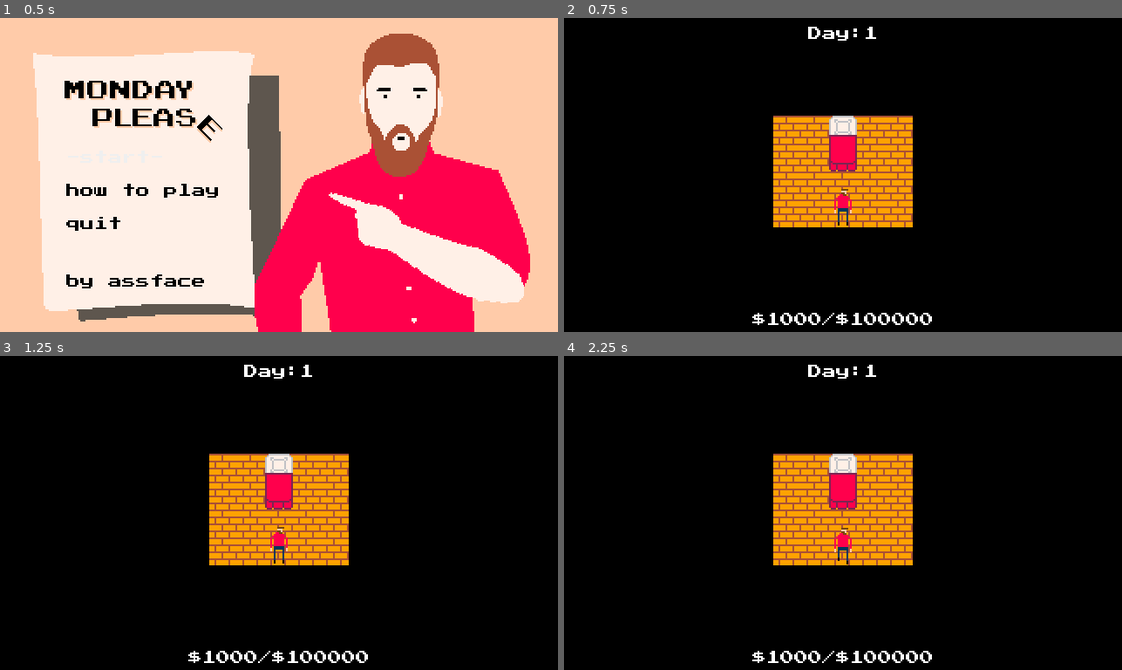
Above: before the commit, frames 1-4 (two rows, left to right).
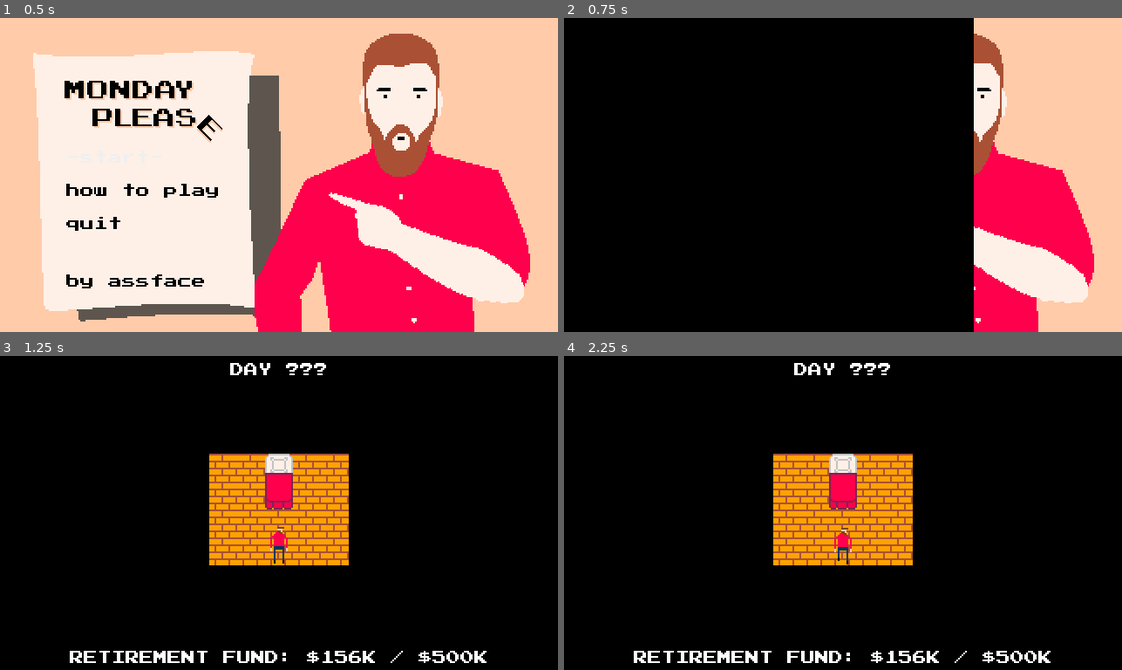
Above: after the commit, the same moments.

Repository: qhoang85/LD47
Game: Godot game, scene res://menus/start_menu.tscn
The game is run twice, just before and just after one commit, with the same random seed, the same clock (stepped at 60 frames per second) and the same inputs.
Inputs (mouse positions are in pixels of both pictures, inside the frame that each line leads up to):
- Up to frame 1 (0.5 s): no input
- Up to frame 2 (0.75 s): click "-start-" at 0.5 s
- Up to frame 3 (1.25 s): no input
- Up to frame 4 (2.25 s): tap Enter at 1.25 s; move the mouse to (965, 497) at 1.27 s; hold D (player_right) 1.28-2.03 s; hold Space (player_use) 1.28-2.03 s; click (965, 497) at 1.42 s; move the mouse to (731, 528) at 2.02 s; hold S (player_down) from 2.03 s (still down); tap Space (player_use) at 2.1 s

Frame 1 is identical in both runs. In frame 2, 36% of the frame differs, in the area x 33-100%, y 0-100%; in frame 3, 1.6%; in frame 4, 1.6%.

Commit message:
stop

Diff:
--- a/menus/start_menu.gd
+++ b/menus/start_menu.gd
@@ -22,6 +22,9 @@
 func _on_Start_pressed():
 	player_stats.reset_stats()
 	sfx.play("click", 1, -5)
+	scene_transition.right_in()
+	yield(scene_transition.animation_player, "animation_finished")
+	scene_transition.right_out()
 	get_tree().change_scene("res://scenes/bedroom.tscn")
 
 
--- a/menus/start_menu.tscn
+++ b/menus/start_menu.tscn
@@ -201,17 +201,17 @@
 }
 
 [node name="Gap4" type="Control" parent="HowTo/CenterContainer/VBoxContainer"]
-margin_top = 13.0
-margin_right = 192.0
-margin_bottom = 13.0
+margin_top = 17.0
+margin_right = 192.0
+margin_bottom = 17.0
 __meta__ = {
 "_edit_use_anchors_": false
 }
 
 [node name="Label2" type="Label" parent="HowTo/CenterContainer/VBoxContainer"]
-margin_top = 17.0
-margin_right = 192.0
-margin_bottom = 26.0
+margin_top = 21.0
+margin_right = 192.0
+margin_bottom = 30.0
 custom_fonts/font = ExtResource( 1 )
 text = "MOVE: WASD | USE: Space"
 align = 1
@@ -220,25 +220,25 @@
 }
 
 [node name="Gap3" type="Control" parent="HowTo/CenterContainer/VBoxContainer"]
-margin_top = 30.0
-margin_right = 192.0
-margin_bottom = 30.0
+margin_top = 34.0
+margin_right = 192.0
+margin_bottom = 34.0
 __meta__ = {
 "_edit_use_anchors_": false
 }
 
 [node name="Gap5" type="Control" parent="HowTo/CenterContainer/VBoxContainer"]
-margin_top = 30.0
-margin_right = 192.0
-margin_bottom = 30.0
+margin_top = 38.0
+margin_right = 192.0
+margin_bottom = 38.0
 __meta__ = {
 "_edit_use_anchors_": false
 }
 
 [node name="Label3" type="Label" parent="HowTo/CenterContainer/VBoxContainer"]
-margin_top = 34.0
-margin_right = 192.0
-margin_bottom = 67.0
+margin_top = 42.0
+margin_right = 192.0
+margin_bottom = 75.0
 custom_fonts/font = ExtResource( 1 )
 text = "Step 1: Work, eat, sleep
 Step 2: ???
@@ -248,17 +248,17 @@
 }
 
 [node name="Gap2" type="Control" parent="HowTo/CenterContainer/VBoxContainer"]
-margin_top = 71.0
-margin_right = 192.0
-margin_bottom = 71.0
+margin_top = 79.0
+margin_right = 192.0
+margin_bottom = 79.0
 __meta__ = {
 "_edit_use_anchors_": false
 }
 
 [node name="Back" type="Button" parent="HowTo/CenterContainer/VBoxContainer"]
-margin_top = 75.0
-margin_right = 192.0
-margin_bottom = 90.0
+margin_top = 83.0
+margin_right = 192.0
+margin_bottom = 98.0
 focus_neighbour_left = NodePath(".")
 focus_neighbour_top = NodePath(".")
 focus_neighbour_right = NodePath(".")
--- a/project.godot
+++ b/project.godot
@@ -26,9 +26,10 @@
 
 [autoload]
 
-player_stats="*res://player_stats.gd"
+player_stats="*res://utils/player_stats.gd"
 music="*res://utils/music.tscn"
 sfx="*res://utils/sfx.tscn"
+scene_transition="*res://utils/scene_transition.tscn"
 
 [display]
 
--- a/scenes/ending.tscn
+++ b/scenes/ending.tscn
@@ -39,8 +39,7 @@
 } ]
 }
 
-[sub_resource type="Animation" id=2]
-resource_name = "judge"
+[sub_resource type="Animation" id=3]
 length = 5.0
 tracks/0/type = "value"
 tracks/0/path = NodePath("ending_judge/Label:percent_visible")
@@ -69,8 +68,7 @@
 } ]
 }
 
-[sub_resource type="Animation" id=3]
-resource_name = "robber"
+[sub_resource type="Animation" id=4]
 length = 4.0
 tracks/0/type = "value"
 tracks/0/path = NodePath("ending_robber/Label:percent_visible")
@@ -124,7 +122,6 @@
 }
 
 [node name="ending_robber" type="Sprite" parent="."]
-visible = false
 texture = ExtResource( 1 )
 centered = false
 
@@ -144,7 +141,6 @@
 }
 
 [node name="ending_judge" type="Sprite" parent="."]
-visible = false
 texture = ExtResource( 2 )
 centered = false
 
@@ -164,7 +160,7 @@
 "_edit_use_anchors_": false
 }
 
-[node name="CenterContainer" type="VBoxContainer" parent="."]
+[node name="Buttons" type="VBoxContainer" parent="."]
 visible = false
 margin_left = 192.0
 margin_top = 88.0
@@ -175,7 +171,7 @@
 "_edit_use_anchors_": false
 }
 
-[node name="Home" type="Button" parent="CenterContainer"]
+[node name="Home" type="Button" parent="Buttons"]
 margin_right = 80.0
 margin_bottom = 15.0
 focus_neighbour_top = NodePath("../Quit")
@@ -188,7 +184,7 @@
 text = "go home"
 flat = true
 
-[node name="Quit" type="Button" parent="CenterContainer"]
+[node name="Quit" type="Button" parent="Buttons"]
 margin_top = 19.0
 margin_right = 80.0
 margin_bottom = 34.0
@@ -206,13 +202,15 @@
 visible = false
 
 [node name="AnimationPlayer" type="AnimationPlayer" parent="."]
-autoplay = "doctor"
-anims/doctor = SubResource( 4 )
-anims/judge = SubResource( 2 )
-anims/robber = SubResource( 3 )
-[connection signal="focus_entered" from="CenterContainer/Home" to="." method="_on_Home_focus_entered"]
-[connection signal="focus_exited" from="CenterContainer/Home" to="." method="_on_Home_focus_exited"]
-[connection signal="pressed" from="CenterContainer/Home" to="." method="_on_Home_pressed"]
-[connection signal="focus_entered" from="CenterContainer/Quit" to="." method="_on_Quit_focus_entered"]
-[connection signal="focus_exited" from="CenterContainer/Quit" to="." method="_on_Quit_focus_exited"]
-[connection signal="pressed" from="CenterContainer/Quit" to="." method="_on_Quit_pressed"]
+anims/doctor = SubResource( 2 )
+anims/judge = SubResource( 3 )
+anims/robber = SubResource( 4 )
+
+[node name="Timer" type="Timer" parent="."]
+one_shot = true
+[connection signal="focus_entered" from="Buttons/Home" to="." method="_on_Home_focus_entered"]
+[connection signal="focus_exited" from="Buttons/Home" to="." method="_on_Home_focus_exited"]
+[connection signal="pressed" from="Buttons/Home" to="." method="_on_Home_pressed"]
+[connection signal="focus_entered" from="Buttons/Quit" to="." method="_on_Quit_focus_entered"]
+[connection signal="focus_exited" from="Buttons/Quit" to="." method="_on_Quit_focus_exited"]
+[connection signal="pressed" from="Buttons/Quit" to="." method="_on_Quit_pressed"]
--- /dev/null
+++ b/scenes/intro.tscn
@@ -0,0 +1,6 @@
+[gd_scene load_steps=2 format=2]
+
+[ext_resource path="res://scripts/intro.gd" type="Script" id=1]
+
+[node name="Intro" type="Node2D"]
+script = ExtResource( 1 )
--- a/scripts/ending.gd
+++ b/scripts/ending.gd
@@ -1,25 +1,52 @@
 extends Node2D
 
+enum ending{DOCTOR, ROBBER, JUDGE}
+var end_mode
 
-onready var buttons = $CenterContainer
-onready var home_button = $CenterContainer/Home
-onready var quit_button = $CenterContainer/Quit
+onready var buttons = $Buttons
+onready var home_button = $Buttons/Home
+onready var quit_button = $Buttons/Quit
 onready var end = $End
+onready var doctor = $ending_doctor
+onready var robber = $ending_robber
+onready var judge = $ending_judge
+onready var animation_player = $AnimationPlayer
 
 
 func _ready():
+	randomize()
+	end_mode = ending.values()[(randi() % ending.size())]
 	buttons.visible = false
 	end.visible = false
+
+	match end_mode:
+		ending.DOCTOR:
+			doctor.visible = true
+			robber.visible = false
+			judge.visible = false
+			animation_player.play("doctor")
+		ending.ROBBER:
+			doctor.visible = false
+			robber.visible = true
+			judge.visible = false
+			animation_player.play("robber")
+		ending.JUDGE:
+			doctor.visible = false
+			robber.visible = false
+			judge.visible = true
+			animation_player.play("judge")
 
 
 func set_buttons_visible():
 	buttons.visible = true
 	home_button.grab_focus()
+	$Timer.start()
 	sfx.play("click", 1, -5)
 
 
 func _on_Home_pressed():
-	pass # Replace with function body.
+	if $Timer.is_stopped():
+		pass
 
 
 func _on_Home_focus_entered():
@@ -32,9 +59,10 @@
 
 
 func _on_Quit_pressed():
-	quit_button.release_focus()
-	end.visible = true
-	end.animation_player.play("Animate")
+	if $Timer.is_stopped():
+		quit_button.release_focus()
+		end.visible = true
+		end.animation_player.play("Animate")
 
 
 func _on_Quit_focus_entered():
--- /dev/null
+++ b/scripts/intro.gd
@@ -0,0 +1,16 @@
+extends Node2D
+
+
+# Declare member variables here. Examples:
+# var a = 2
+# var b = "text"
+
+
+# Called when the node enters the scene tree for the first time.
+func _ready():
+	pass # Replace with function body.
+
+
+# Called every frame. 'delta' is the elapsed time since the previous frame.
+#func _process(delta):
+#	pass
--- /dev/null
+++ b/scripts/scene_transition.gd
@@ -0,0 +1,17 @@
+extends CanvasLayer
+
+
+onready var black = $Black
+onready var animation_player = $AnimationPlayer
+
+
+func _ready():
+	pass # Replace with function body.
+
+
+func right_in():
+	animation_player.play("right_in")
+
+
+func right_out():
+	animation_player.play("right_out")
--- a/ui/stats_bar.tscn
+++ b/ui/stats_bar.tscn
@@ -23,9 +23,9 @@
 [node name="Day" type="Label" parent="Day"]
 anchor_right = 1.0
 anchor_bottom = 1.0
-margin_top = 4.0
+margin_top = 3.0
 custom_fonts/font = ExtResource( 1 )
-text = "DAY:?"
+text = "DAY ???"
 align = 1
 __meta__ = {
 "_edit_use_anchors_": false
@@ -50,7 +50,7 @@
 anchor_bottom = 1.0
 margin_top = 3.0
 custom_fonts/font = ExtResource( 1 )
-text = "$100000/100000"
+text = "RETIREMENT FUND: $156K / $500K"
 align = 1
 __meta__ = {
 "_edit_use_anchors_": false
--- a/ui/top.gd
+++ b/ui/top.gd
@@ -5,7 +5,8 @@
 
 
 func _ready():
-	update_stats_bar()
+#	update_stats_bar()
+	pass
 
 
 func update_stats_bar():
--- /dev/null
+++ b/utils/scene_transition.tscn
@@ -0,0 +1,53 @@
+[gd_scene load_steps=4 format=2]
+
+[ext_resource path="res://scripts/scene_transition.gd" type="Script" id=1]
+
+[sub_resource type="Animation" id=1]
+resource_name = "right_in"
+length = 0.25
+step = 0.25
+tracks/0/type = "value"
+tracks/0/path = NodePath("Black:rect_position")
+tracks/0/interp = 1
+tracks/0/loop_wrap = true
+tracks/0/imported = false
+tracks/0/enabled = true
+tracks/0/keys = {
+"times": PoolRealArray( 0, 0.25 ),
+"transitions": PoolRealArray( 1, 1 ),
+"update": 0,
+"values": [ Vector2( -320, 0 ), Vector2( 0, 0 ) ]
+}
+
+[sub_resource type="Animation" id=2]
+resource_name = "right_out"
+length = 0.25
+step = 0.25
+tracks/0/type = "value"
+tracks/0/path = NodePath("Black:rect_position")
+tracks/0/interp = 1
+tracks/0/loop_wrap = true
+tracks/0/imported = false
+tracks/0/enabled = true
+tracks/0/keys = {
+"times": PoolRealArray( 0, 0.25 ),
+"transitions": PoolRealArray( 1, 1 ),
+"update": 0,
+"values": [ Vector2( 0, 0 ), Vector2( 320, 0 ) ]
+}
+
+[node name="SceneTransition" type="CanvasLayer"]
+script = ExtResource( 1 )
+
+[node name="Black" type="ColorRect" parent="."]
+margin_left = -320.0
+margin_right = 0.000488281
+margin_bottom = 180.0
+color = Color( 0, 0, 0, 1 )
+__meta__ = {
+"_edit_use_anchors_": false
+}
+
+[node name="AnimationPlayer" type="AnimationPlayer" parent="."]
+anims/right_in = SubResource( 1 )
+anims/right_out = SubResource( 2 )
Not shown: 1 places in scenes/ending.tscn that only renumber resources
Renamed: player_stats.gd -> utils/player_stats.gd
